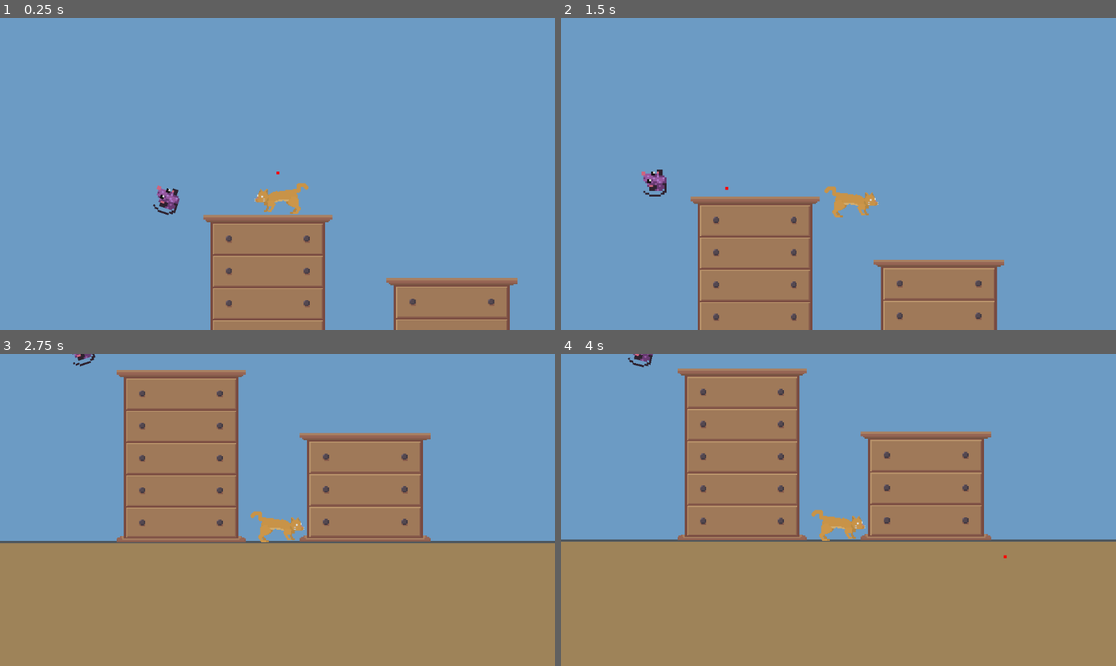
Above: before the commit, frames 1-4 (two rows, left to right).
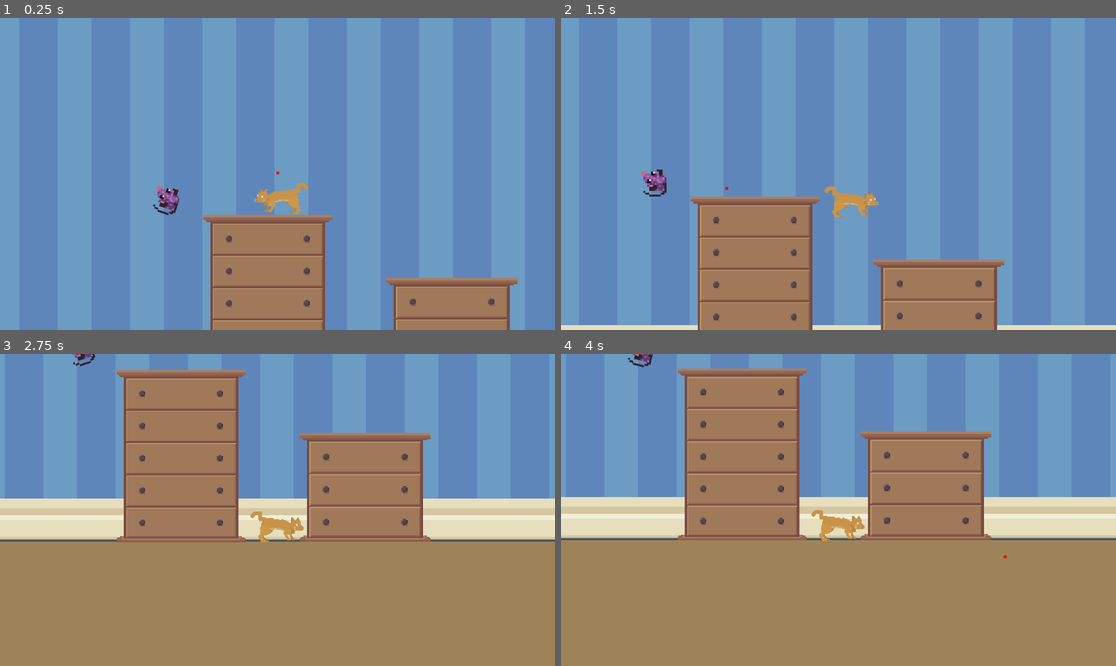
Above: after the commit, the same moments.

Repository: arrowira/RedDotJam
Game: Godot game, scene res://main.tscn
The game is run twice, just before and just after one commit, with the same random seed, the same clock (stepped at 60 frames per second) and the same inputs.
Inputs (mouse positions are in pixels of both pictures, inside the frame that each line leads up to):
- Up to frame 1 (0.25 s): no input
- Up to frame 2 (1.5 s): move the mouse to (960, 158) at 0.52 s; move the mouse to (727, 189) at 1.27 s
- Up to frame 3 (2.75 s): move the mouse to (333, 441) at 2.02 s
- Up to frame 4 (4 s): move the mouse to (810, 572) at 2.77 s; tap Enter at 3.5 s; move the mouse to (1005, 556) at 3.52 s

The runs differ from the first frame. In frame 2, 0.9% of the frame differs, in the area x 0-100%, y 98-100%; in frame 3, 7.9%; in frame 4, 7.9%, in the area x 0-100%, y 45-61%.

Commit message:
background wall paper change

Diff:
--- a/reddotproject/common/background/background.tscn
+++ b/reddotproject/common/background/background.tscn
@@ -1,6 +1,6 @@
 [gd_scene load_steps=3 format=3 uid="uid://drb6vgeymex4i"]
 
-[ext_resource type="Texture2D" uid="uid://c2yols8b1d35w" path="res://textures/wallPaper-1.png" id="1_vrbbt"]
+[ext_resource type="Texture2D" uid="uid://crrc6jxuihebn" path="res://textures/wallPaper-1-export.png" id="1_tt1tp"]
 
 [sub_resource type="RectangleShape2D" id="RectangleShape2D_1713r"]
 size = Vector2(2136.8, 20)
@@ -20,4 +20,5 @@
 repeat_times = 70
 
 [node name="Sprite2D" type="Sprite2D" parent="Parallax2D"]
-texture = ExtResource("1_vrbbt")
+position = Vector2(0.2, -0.6)
+texture = ExtResource("1_tt1tp")
Binary file added: reddotproject/textures/wallPaper-1-export.png
Not shown, added: reddotproject/textures/wallPaper-1-export.png.import
